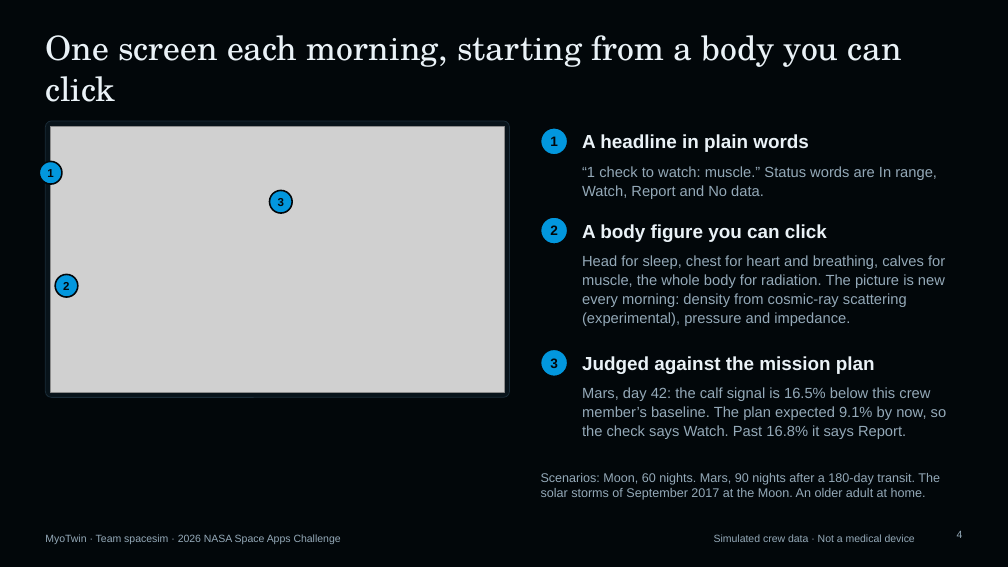
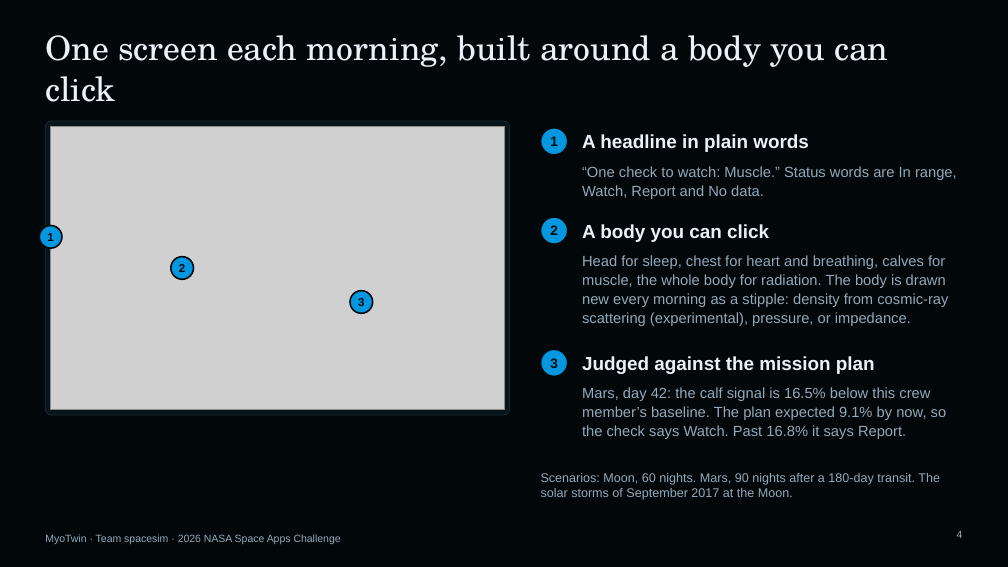
Before and after one commit to KAODB/myotwin, a slide deck: slide 4 of demo/slides/MyoTwin-demo.pptx. Drawn at 1008x567 pixels with LibreOffice and Linux fonts; fonts in the diff are those of the drawing; grey boxes stand for pictures. Boxes give left, top, right and bottom in pixels: in the first picture for what was removed or moved away, otherwise in the second. Text is boxed around its words. In the diff, an @@ line names an element or a change of style, - is before the commit and + after.

```diff
--- a/demo/slides/MyoTwin-demo.pptx
+++ b/demo/slides/MyoTwin-demo.pptx
@@ title at <box>45,35,888,102</box>: text changed @@
-One screen each morning, starting from a body you can click
+One screen each morning, built around a body you can click
@@ rounded rectangle: place and size @@
-rounded rectangle at <box>45,121,510,398</box>
+rounded rectangle at <box>45,121,510,415</box>
@@ rounded rectangle at <box>45,121,510,415</box>: proportions changed @@
@@ picture: place and size @@
-picture at <box>51,126,504,392</box>
+picture at <box>51,126,504,410</box>
@@ text at <box>582,166,957,199</box>: text changed @@
-“1 check to watch: muscle.” Status words are In range, Watch, Report and No data.
+“One check to watch: Muscle.” Status words are In range, Watch, Report and No data.
@@ ellipse "1": place and size @@
-ellipse "1" at <box>39,162,62,185</box>
+ellipse "1" at <box>39,225,62,248</box>
@@ text at <box>582,224,769,242</box>: text changed @@
-A body figure you can click
+A body you can click
@@ ellipse "2": place and size @@
-ellipse "2" at <box>55,274,78,297</box>
+ellipse "2" at <box>171,257,194,280</box>
@@ text at <box>582,255,948,326</box>: text changed @@
-Head for sleep, chest for heart and breathing, calves for muscle, the whole body for radiation. The picture is new every morning: density from cosmic-ray scattering (experimental), pressure and impedance.
+Head for sleep, chest for heart and breathing, calves for muscle, the whole body for radiation. The body is drawn new every morning as a stipple: density from cosmic-ray scattering (experimental), pressure, or impedance.
@@ ellipse "3": place and size @@
-ellipse "3" at <box>269,191,292,213</box>
+ellipse "3" at <box>350,291,373,314</box>
@@ text at <box>541,473,940,500</box>: text changed @@
-Scenarios: Moon, 60 nights. Mars, 90 nights after a 180-day transit. The solar storms of September 2017 at the Moon. An older adult at home.
+Scenarios: Moon, 60 nights. Mars, 90 nights after a 180-day transit. The solar storms of September 2017 at the Moon.
@@ text removed at <box>714,534,915,542</box> @@
-Simulated crew data · Not a medical device
```
Also in this commit, not shown: 6 other slides changed, 11 other files.
